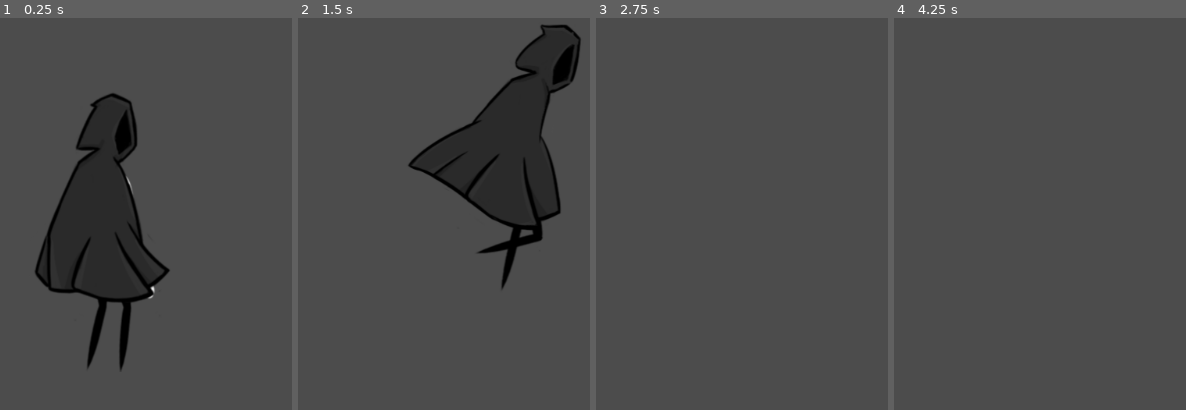
Above: before the commit, frames 1-4 (left to right).
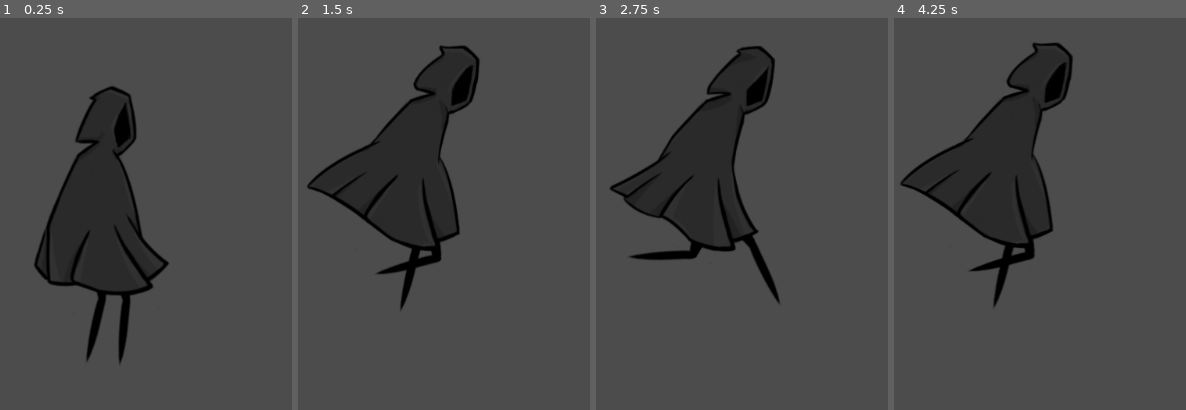
Above: after the commit, the same moments.

Repository: tufteddeer/kintsugi
Game: Godot game, scene res://level.tscn
Two runs of this game, one before a commit and one after it. Both use one fixed random seed, a clock stepped at 60 frames per second and the inputs below.
Inputs:
- Up to frame 1 (0.25 s): no input
- Up to frame 2 (1.5 s): hold D (right) from 0.53 s (still down); tap Space (jump) at 0.6, 0.77, 1.07, 1.35 s
- Up to frame 3 (2.75 s): tap Space (jump) at 1.52, 1.82, 2.1 s; release D (right) at 2.03 s; hold A (left) from 2.03 s (still down)
- Up to frame 4 (4.25 s): tap Enter at 2.75 s; release A (left) at 2.78 s; hold D (right) from 2.78 s (still down); tap Space (jump) at 2.85, 3.02, 3.32, 3.6, 3.77, 4.07 s

The runs differ from the first frame. In frame 1, 4.2% of the frame differs, in the area x 11-59%, y 17-91%; in frame 2, 29%, in the area x 3-97%, y 1-75%; in frame 3, 14%; in frame 4, 15%.
Error after the commit: Invalid set index 'flip_h' (on base: 'null instance') with value of type 'bool'. (res://Player.gd:77)

Commit message:
finish player animations

Diff:
--- a/Player.gd
+++ b/Player.gd
@@ -18,7 +18,6 @@
 export var gravity_scale := 100.0
 var on_floor = false
 
-
 func _physics_process(delta):
 	velocity.x = 0
 
@@ -27,6 +26,11 @@
 
 	#Applying gravity to player
 	velocity += Vector2.DOWN * earth_gravity * gravity_scale * delta
+
+	var inAir = false
+
+	if (velocity.y != 0 and not is_on_floor()):
+		inAir = true
 
 	#Jump Physics
 	if velocity.y > 0: #Player is falling
@@ -42,11 +46,6 @@
 		#It result on a lower jump
 		velocity += Vector2.DOWN * earth_gravity * low_jump_gravity_scale * delta
 
-	if on_floor:
-		if Input.is_action_just_pressed("jump"):
-			velocity = Vector2.UP * jump_power #Normal Jump action
-			jump_released = false
-
 	var factor = 1
 
 	if not (is_on_floor()):
@@ -54,14 +53,30 @@
 
 	if (Input.is_action_pressed("right")):
 		velocity.x += move_speed * factor
-		animationPlayer.play("moveRight")
+
+		if not inAir:
+			animationPlayer.play("moveRight")
 
 	if (Input.is_action_pressed("left")):
 		velocity.x -= move_speed * factor
-		animationPlayer.play("moveLeft")
 
-	if (is_on_floor() and velocity.x == 0):
+		if not inAir:
+			animationPlayer.play("moveLeft")
+
+	if (is_on_floor() and velocity.x == 0 and not inAir):
 		animationPlayer.play("idle")
+
+	if on_floor:
+		if Input.is_action_just_pressed("jump"):
+			velocity = Vector2.UP * jump_power #Normal Jump action
+			jump_released = false
+			animationPlayer.play("jump")
+
+	if inAir:
+		if (velocity.x > 0):
+			$character.flip_h = false
+		elif (velocity.x < 0):
+			$character.flip_h = true
 
 	velocity = move_and_slide(velocity, Vector2.UP, true)
 
Binary file changed: assets/character/character_idle1.png
Binary file changed: assets/character/character_idle2.png
Binary file added: assets/character/character_jump1.png
Not shown, added: assets/character/character_jump1.png.import
Binary file added: assets/character/character_jump2.png
Not shown, added: assets/character/character_jump2.png.import
Binary file changed: assets/character/character_move1.png
Binary file changed: assets/character/character_move2.png
